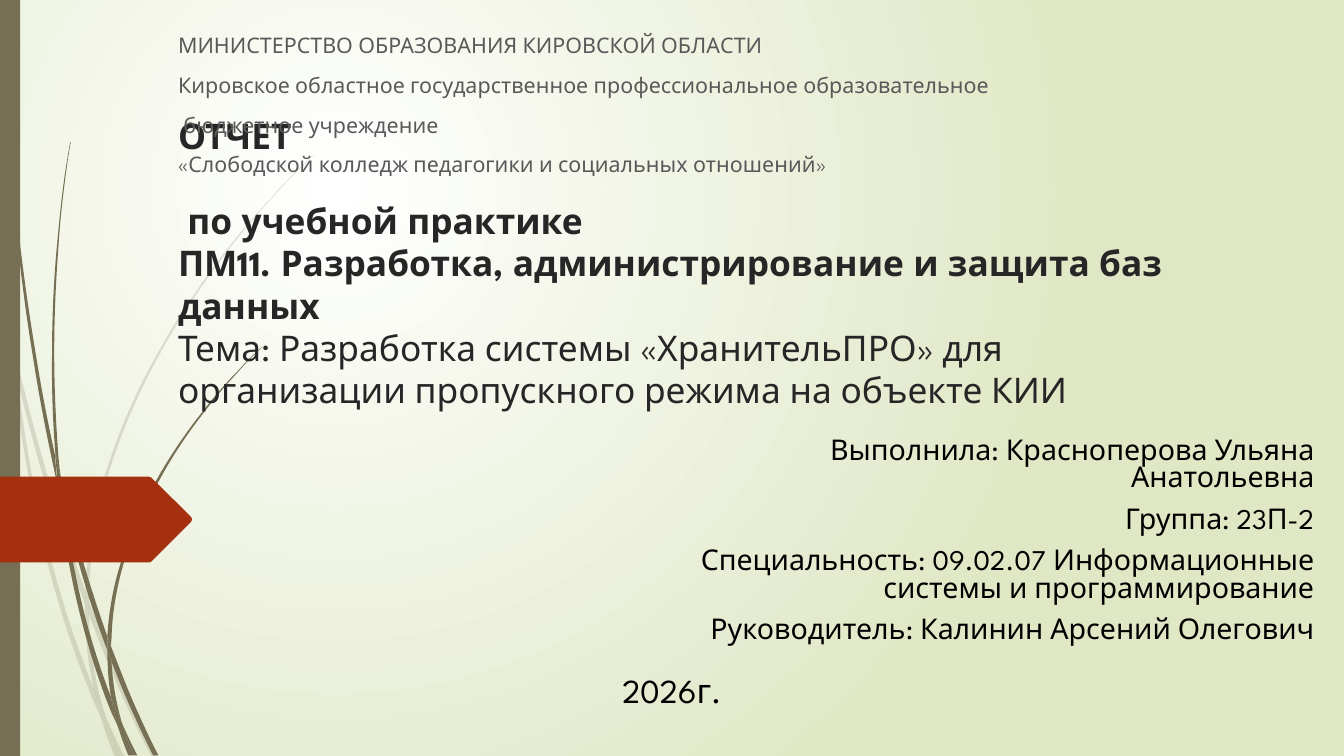
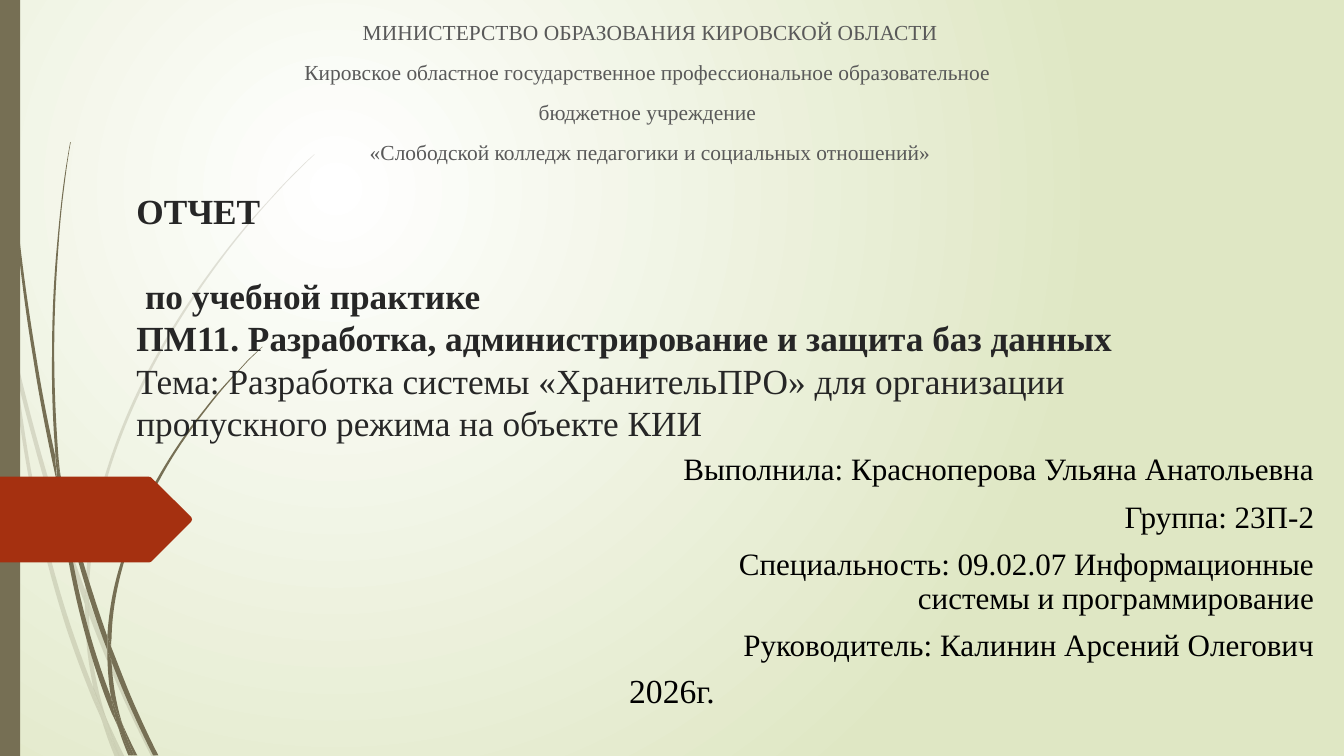
Before and after one commit to ulanadlapraktiki/11, a slide deck: slide 1 of Защита/OTChET.pptx. Drawn at 1344x756 pixels with LibreOffice and Linux fonts; fonts in the diff are those of the drawing. Boxes give left, top, right and bottom in pixels: in the first picture for what was removed or moved away, otherwise in the second. Text is boxed around its words. In the diff, an @@ line names an element or a change of style, - is before the commit and + after.

```diff
--- a/Защита/OTChET.pptx
+++ b/Защита/OTChET.pptx
@@ subtitle "МИНИСТЕРСТВО ОБРАЗОВАНИЯ КИРОВСКОЙ ОБЛАСТИ" moved from (x1=178, y1=33, x2=988, y2=176) to (x1=304, y1=24, x2=989, y2=164) @@
@@ subtitle "МИНИСТЕРСТВО ОБРАЗОВАНИЯ КИРОВСКОЙ ОБЛАСТИ" at (x1=304, y1=24, x2=989, y2=164): font League Spartan to Times New Roman; alignment left to centre @@
@@ title "ОТЧЕТ по учебной практике ПМ11. ..." at (x1=136, y1=200, x2=1112, y2=443): font League Spartan to Times New Roman @@
@@ title "ОТЧЕТ по учебной практике ПМ11. ..." moved from (x1=178, y1=206, x2=1162, y2=413) to (x1=136, y1=200, x2=1112, y2=443) @@
@@ text "Выполнила: Красноперова Ульяна Анатольевна" moved from (x1=701, y1=439, x2=1315, y2=646) to (x1=683, y1=459, x2=1314, y2=662) @@
@@ text "Выполнила: Красноперова Ульяна Анатольевна" at (x1=683, y1=459, x2=1314, y2=662): size 20.4 to 22.2 pt, font League Spartan to Times New Roman; line spacing 0.8 to 0.9 @@
@@ text "2026г." at (x1=629, y1=680, x2=715, y2=704): font League Spartan to Times New Roman @@
```
Also in this commit, not shown: 5 other slides changed, 4 slides added, 1 other file.
